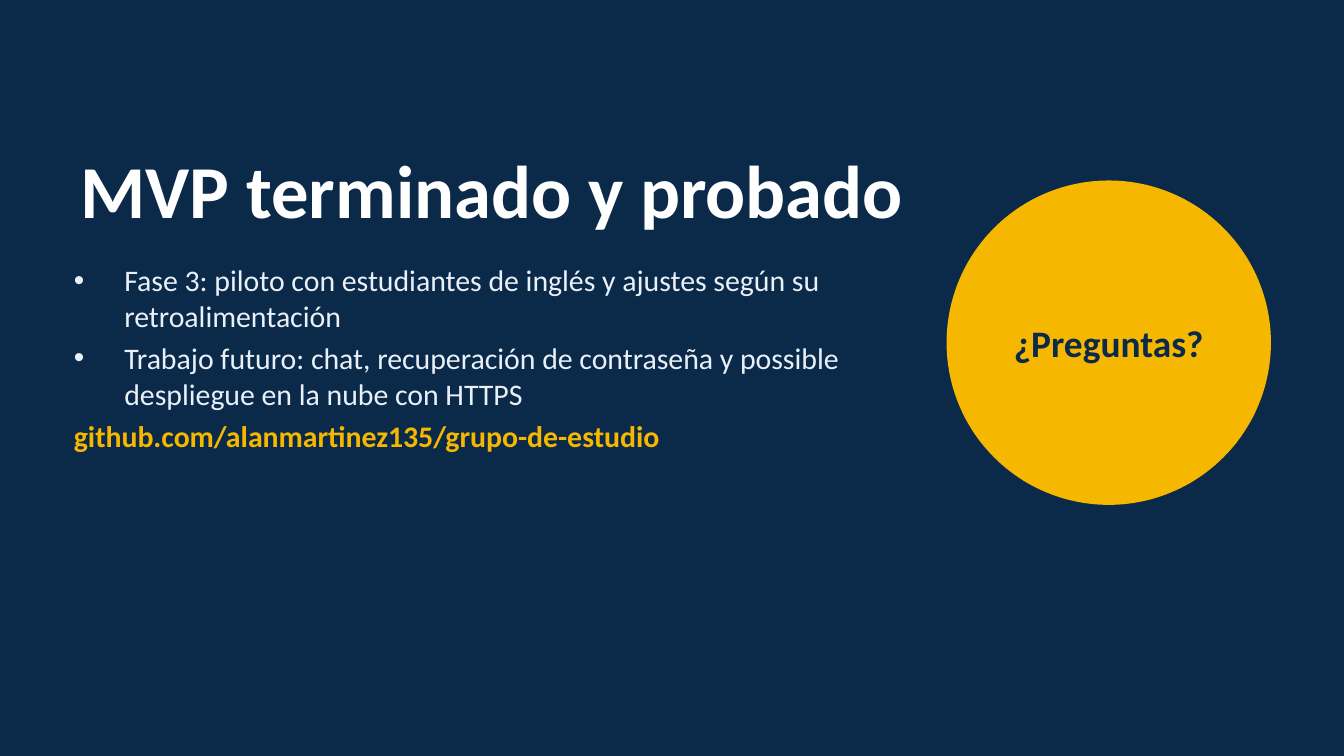
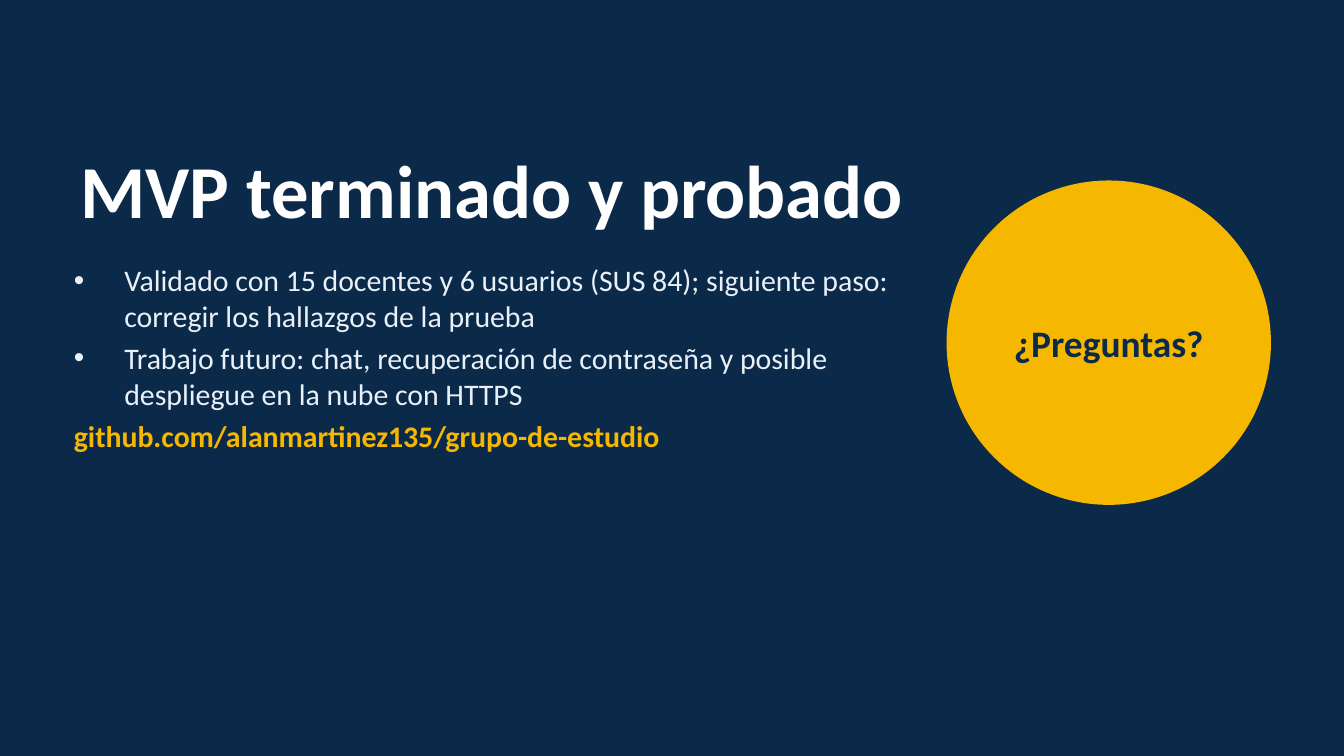
Before and after one commit to alanmartinez135/capstone, a slide deck: slide 11 of Fase 2/Evidencias Proyecto/Presentación Proyecto.pptx (slide 9 before the commit). Drawn at 1344x756 pixels with LibreOffice and Linux fonts; fonts in the diff are those of the drawing. Boxes give left, top, right and bottom in pixels: in the first picture for what was removed or moved away, otherwise in the second. Text is boxed around its words. In the diff, an @@ line names an element or a change of style, - is before the commit and + after.

Commit message:
cambios fase 2
se añadieron archivos faltantes, además de actualizar guia 2.4 y 2.6

```diff
--- a/Fase 2/Evidencias Proyecto/Presentación Proyecto.pptx
+++ b/Fase 2/Evidencias Proyecto/Presentación Proyecto.pptx
@@ text at [124,269,887,410]: text changed @@
-• Fase 3: piloto con estudiantes de inglés y ajustes según su retroalimentación
-• Trabajo futuro: chat, recuperación de contraseña y possible despliegue en la nube con HTTPS
+• Validado con 15 docentes y 6 usuarios (SUS 84); siguiente paso: corregir los hallazgos de la prueba
+• Trabajo futuro: chat, recuperación de contraseña y posible despliegue en la nube con HTTPS
```
Also in this commit, not shown: 8 other slides changed, 2 slides added, 19 other files.
